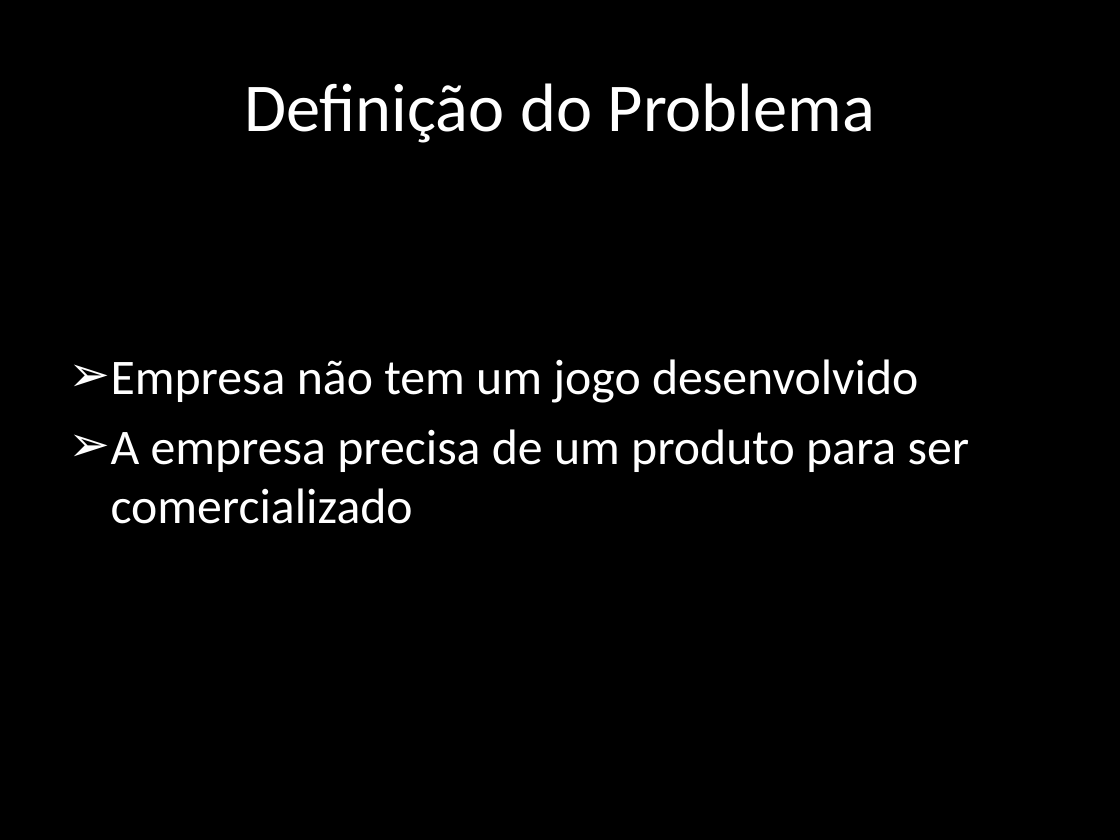
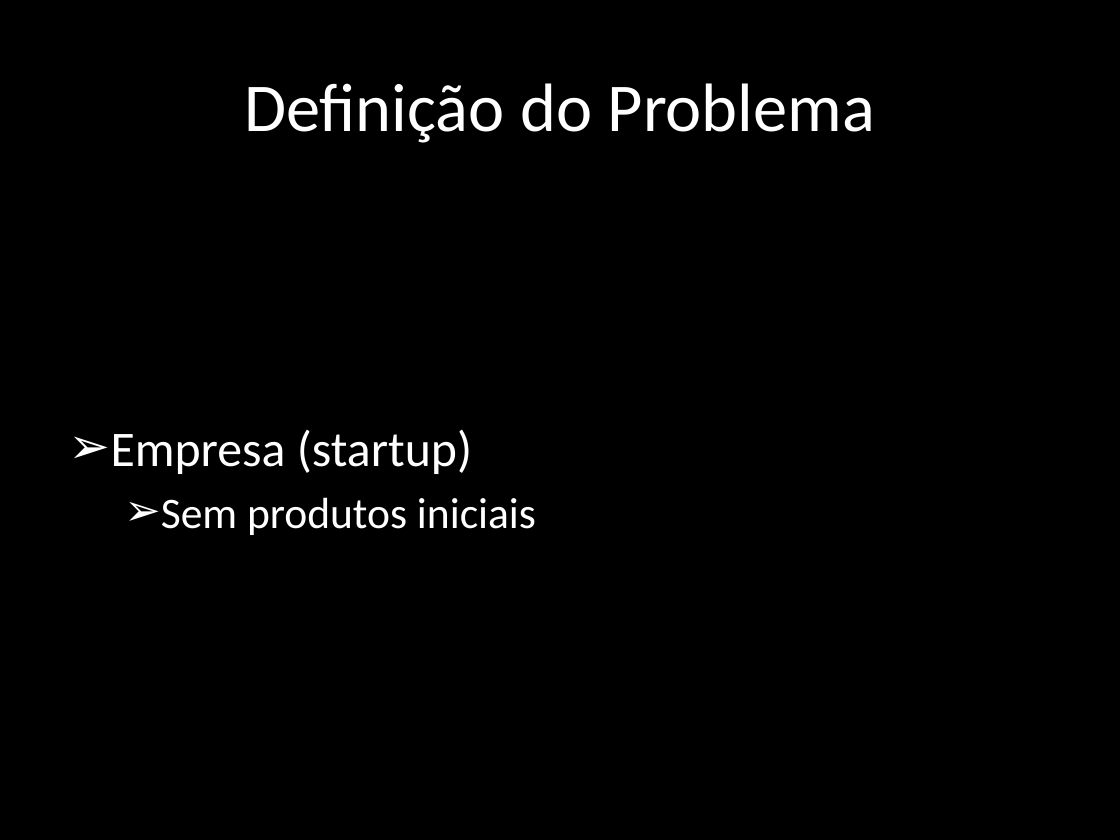
Before and after one commit to rafaelmoura0402/rafaelTCC, a slide deck: slide 5 of pre-projeto/apresentacao.pptx (slide 3 before the commit). Drawn at 1120x840 pixels with LibreOffice and Linux fonts; fonts in the diff are those of the drawing. Boxes give left, top, right and bottom in pixels: in the first picture for what was removed or moved away, otherwise in the second. Text is boxed around its words. In the diff, an @@ line names an element or a change of style, - is before the commit and + after.

```diff
--- a/pre-projeto/apresentacao.pptx
+++ b/pre-projeto/apresentacao.pptx
@@ text "Empresa (startup)" at (111, 430, 536, 535): vertical alignment top to middle @@
@@ text at (111, 430, 536, 535): text changed; size 32 to 28 pt @@
-➢ Empresa não tem um jogo desenvolvido
-➢ A empresa precisa de um produto para ser comercializado
+➢ Empresa (startup)
+  ➢ Sem produtos iniciais
```
Also in this commit, not shown: 6 other slides changed, 6 slides added, 5 slides removed.
